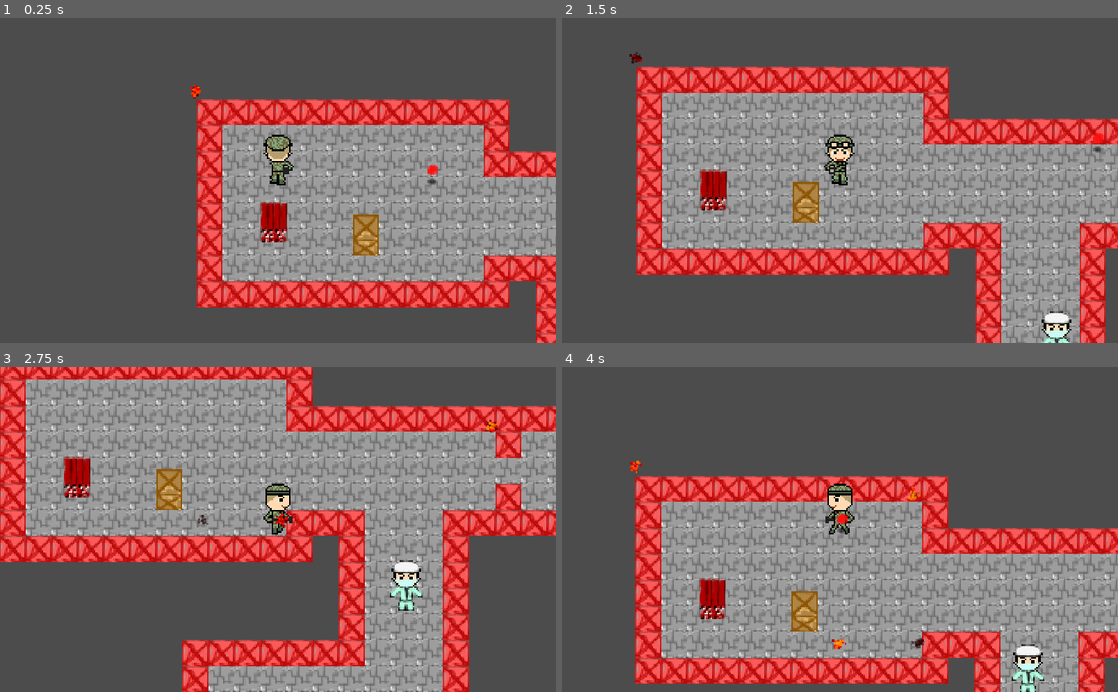
Above: before the commit, frames 1-4 (two rows, left to right).
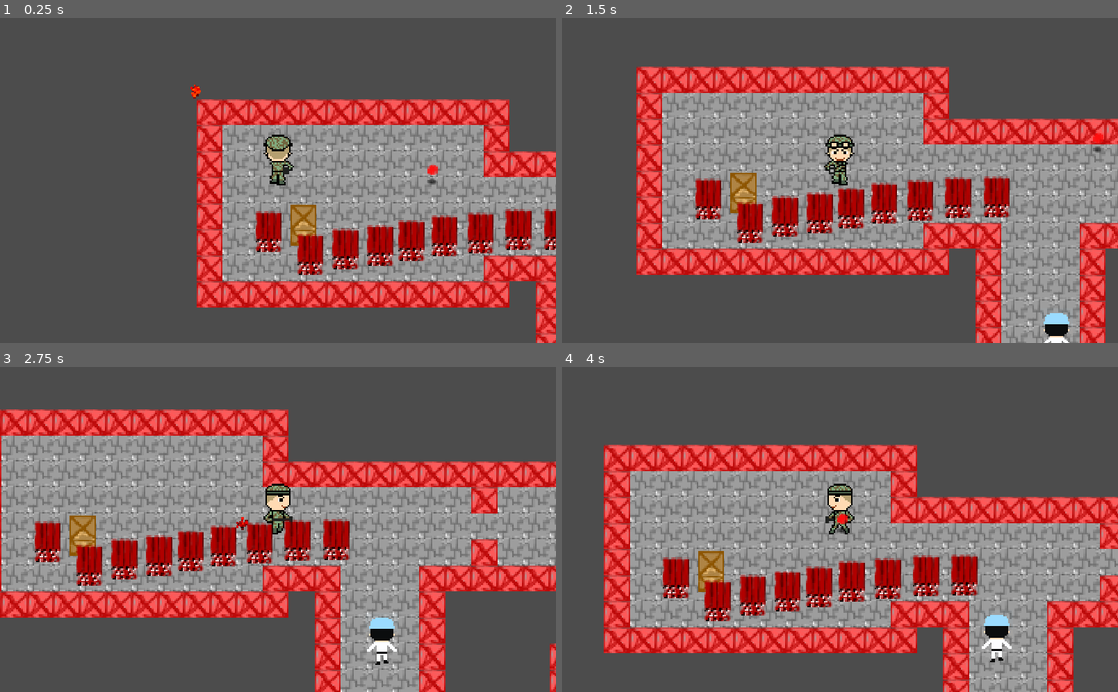
Above: after the commit, the same moments.

Repository: EnderGnar/outofcontrol-game
Game: Godot game, scene res://Scenes/World.tscn
Two runs of this game, one before a commit and one after it. Both use one fixed random seed, a clock stepped at 60 frames per second and the inputs below.
Inputs:
- Up to frame 1 (0.25 s): no input
- Up to frame 2 (1.5 s): hold D (move_right) 0.53-1.28 s; hold S (move_down) from 1.28 s (still down)
- Up to frame 3 (2.75 s): release S (move_down) at 2.03 s; hold D (move_right) from 2.03 s (still down)
- Up to frame 4 (4 s): release D (move_right) at 2.78 s; hold W (move_up) 2.78-3.53 s; hold A (move_left) from 3.53 s (still down)

The runs differ from the first frame. In frame 1, 5.7% of the frame differs, in the area x 46-100%, y 56-80%; in frame 2, 6.5%; in frame 3, 67%, in the area x 0-100%, y 0-100%; in frame 4, 50%.

Commit message:
andi ish do

Diff:
--- a/Scenes/Box.tscn
+++ b/Scenes/Box.tscn
@@ -22,7 +22,7 @@
 [sub_resource type="RectangleShape2D" id=2]
 extents = Vector2( 8, 8 )
 
-[node name="Box" type="StaticBody2D"]
+[node name="Box" type="KinematicBody2D"]
 collision_layer = 4
 collision_mask = 0
 script = ExtResource( 2 )
--- a/Scenes/Bullet.tscn
+++ b/Scenes/Bullet.tscn
@@ -18,7 +18,7 @@
 
 [node name="Bullet" type="KinematicBody2D"]
 collision_layer = 2
-collision_mask = 4
+collision_mask = 6
 script = ExtResource( 4 )
 Explosion = ExtResource( 5 )
 
--- a/Scenes/Explosion.tscn
+++ b/Scenes/Explosion.tscn
@@ -32,5 +32,4 @@
 
 [node name="Timer" type="Timer" parent="."]
 one_shot = true
-autostart = true
 [connection signal="timeout" from="Timer" to="." method="_timeout"]
--- a/Scenes/Explosive.tscn
+++ b/Scenes/Explosive.tscn
@@ -15,7 +15,10 @@
 [sub_resource type="RectangleShape2D" id=2]
 extents = Vector2( 8, 8 )
 
-[node name="Explosive" type="StaticBody2D"]
+[sub_resource type="CircleShape2D" id=3]
+radius = 30.0
+
+[node name="Explosive" type="KinematicBody2D"]
 collision_layer = 4
 collision_mask = 0
 script = ExtResource( 2 )
@@ -28,3 +31,12 @@
 [node name="Collider" type="CollisionShape2D" parent="."]
 position = Vector2( 8, 8 )
 shape = SubResource( 2 )
+
+[node name="Explosion" type="Area2D" parent="."]
+position = Vector2( 8, 8 )
+collision_layer = 0
+collision_mask = 7
+
+[node name="Collider" type="CollisionShape2D" parent="Explosion"]
+visible = false
+shape = SubResource( 3 )
--- a/Scenes/Scientist.tscn
+++ b/Scenes/Scientist.tscn
@@ -1,14 +1,92 @@
-[gd_scene load_steps=5 format=2]
+[gd_scene load_steps=73 format=2]
 
-[ext_resource path="res://Assets/Character/scientist/forward.png" type="Texture" id=1]
+[ext_resource path="res://Assets/Character/scientist/move_up/Frame003.png" type="Texture" id=1]
 [ext_resource path="res://Scripts/Scientist.gd" type="Script" id=2]
+[ext_resource path="res://Assets/Character/scientist/move_up/Frame004.png" type="Texture" id=3]
+[ext_resource path="res://Assets/Character/scientist/default/Frame001.png" type="Texture" id=4]
+[ext_resource path="res://Assets/Character/scientist/default/Frame002.png" type="Texture" id=5]
+[ext_resource path="res://Assets/Character/scientist/default/Frame003.png" type="Texture" id=6]
+[ext_resource path="res://Assets/Character/scientist/default/Frame018.png" type="Texture" id=7]
+[ext_resource path="res://Assets/Character/scientist/default/Frame005.png" type="Texture" id=8]
+[ext_resource path="res://Assets/Character/scientist/default/Frame010.png" type="Texture" id=9]
+[ext_resource path="res://Assets/Character/scientist/default/Frame013.png" type="Texture" id=10]
+[ext_resource path="res://Assets/Character/scientist/default/Frame020.png" type="Texture" id=11]
+[ext_resource path="res://Assets/Character/scientist/default/Frame008.png" type="Texture" id=12]
+[ext_resource path="res://Assets/Character/scientist/default/Frame004.png" type="Texture" id=13]
+[ext_resource path="res://Assets/Character/scientist/default/Frame007.png" type="Texture" id=14]
+[ext_resource path="res://Assets/Character/scientist/default/Frame014.png" type="Texture" id=15]
+[ext_resource path="res://Assets/Character/scientist/default/Frame015.png" type="Texture" id=16]
+[ext_resource path="res://Assets/Character/scientist/default/Frame017.png" type="Texture" id=17]
+[ext_resource path="res://Assets/Character/scientist/default/Frame019.png" type="Texture" id=18]
+[ext_resource path="res://Assets/Character/scientist/default/Frame006.png" type="Texture" id=19]
+[ext_resource path="res://Assets/Character/scientist/default/Frame009.png" type="Texture" id=20]
+[ext_resource path="res://Assets/Character/scientist/default/Frame011.png" type="Texture" id=21]
+[ext_resource path="res://Assets/Character/scientist/default/Frame016.png" type="Texture" id=22]
+[ext_resource path="res://Assets/Character/scientist/default/Frame021.png" type="Texture" id=23]
+[ext_resource path="res://Assets/Character/scientist/move_down/Frame001.png" type="Texture" id=24]
+[ext_resource path="res://Assets/Character/scientist/move_down/Frame002.png" type="Texture" id=25]
+[ext_resource path="res://Assets/Character/scientist/default/Frame012.png" type="Texture" id=26]
+[ext_resource path="res://Assets/Character/scientist/move_down/Frame020.png" type="Texture" id=27]
+[ext_resource path="res://Assets/Character/scientist/move_down/Frame012.png" type="Texture" id=28]
+[ext_resource path="res://Assets/Character/scientist/move_down/Frame026.png" type="Texture" id=29]
+[ext_resource path="res://Assets/Character/scientist/move_down/Frame006.png" type="Texture" id=30]
+[ext_resource path="res://Assets/Character/scientist/move_down/Frame008.png" type="Texture" id=31]
+[ext_resource path="res://Assets/Character/scientist/move_down/Frame027.png" type="Texture" id=32]
+[ext_resource path="res://Assets/Character/scientist/move_down/Frame025.png" type="Texture" id=33]
+[ext_resource path="res://Assets/Character/scientist/move_down/Frame031.png" type="Texture" id=34]
+[ext_resource path="res://Assets/Character/scientist/move_down/Frame009.png" type="Texture" id=35]
+[ext_resource path="res://Assets/Character/scientist/move_down/Frame033.png" type="Texture" id=36]
+[ext_resource path="res://Assets/Character/scientist/move_down/Frame018.png" type="Texture" id=37]
+[ext_resource path="res://Assets/Character/scientist/move_down/Frame032.png" type="Texture" id=38]
+[ext_resource path="res://Assets/Character/scientist/move_down/Frame034.png" type="Texture" id=39]
+[ext_resource path="res://Assets/Character/scientist/move_down/Frame011.png" type="Texture" id=40]
+[ext_resource path="res://Assets/Character/scientist/move_down/Frame003.png" type="Texture" id=41]
+[ext_resource path="res://Assets/Character/scientist/move_down/Frame004.png" type="Texture" id=42]
+[ext_resource path="res://Assets/Character/scientist/move_down/Frame016.png" type="Texture" id=43]
+[ext_resource path="res://Assets/Character/scientist/move_down/Frame023.png" type="Texture" id=44]
+[ext_resource path="res://Assets/Character/scientist/move_down/Frame024.png" type="Texture" id=45]
+[ext_resource path="res://Assets/Character/scientist/move_down/Frame021.png" type="Texture" id=46]
+[ext_resource path="res://Assets/Character/scientist/move_down/Frame028.png" type="Texture" id=47]
+[ext_resource path="res://Assets/Character/scientist/move_down/Frame029.png" type="Texture" id=48]
+[ext_resource path="res://Assets/Character/scientist/move_down/Frame030.png" type="Texture" id=49]
+[ext_resource path="res://Assets/Character/scientist/move_down/Frame005.png" type="Texture" id=50]
+[ext_resource path="res://Assets/Character/scientist/move_down/Frame007.png" type="Texture" id=51]
+[ext_resource path="res://Assets/Character/scientist/move_down/Frame013.png" type="Texture" id=52]
+[ext_resource path="res://Assets/Character/scientist/move_down/Frame014.png" type="Texture" id=53]
+[ext_resource path="res://Assets/Character/scientist/move_down/Frame015.png" type="Texture" id=54]
+[ext_resource path="res://Assets/Character/scientist/move_down/Frame010.png" type="Texture" id=55]
+[ext_resource path="res://Assets/Character/scientist/move_down/Frame017.png" type="Texture" id=56]
+[ext_resource path="res://Assets/Character/scientist/move_down/Frame019.png" type="Texture" id=57]
+[ext_resource path="res://Assets/Character/scientist/move_down/Frame022.png" type="Texture" id=58]
+[ext_resource path="res://Assets/Character/scientist/move_down/Frame038.png" type="Texture" id=59]
+[ext_resource path="res://Assets/Character/scientist/move_down/Frame043.png" type="Texture" id=60]
+[ext_resource path="res://Assets/Character/scientist/move_down/Frame044.png" type="Texture" id=61]
+[ext_resource path="res://Assets/Character/scientist/move_down/Frame040.png" type="Texture" id=62]
+[ext_resource path="res://Assets/Character/scientist/move_up/Frame002.png" type="Texture" id=63]
+[ext_resource path="res://Assets/Character/scientist/move_down/Frame036.png" type="Texture" id=64]
+[ext_resource path="res://Assets/Character/scientist/move_down/Frame037.png" type="Texture" id=65]
+[ext_resource path="res://Assets/Character/scientist/move_down/Frame039.png" type="Texture" id=66]
+[ext_resource path="res://Assets/Character/scientist/move_down/Frame041.png" type="Texture" id=67]
+[ext_resource path="res://Assets/Character/scientist/move_up/Frame001.png" type="Texture" id=68]
+[ext_resource path="res://Assets/Character/scientist/move_down/Frame035.png" type="Texture" id=69]
+[ext_resource path="res://Assets/Character/scientist/move_down/Frame042.png" type="Texture" id=70]
 
 [sub_resource type="SpriteFrames" id=1]
 animations = [ {
-"frames": [ ExtResource( 1 ) ],
+"frames": [ ExtResource( 4 ), ExtResource( 5 ), ExtResource( 6 ), ExtResource( 13 ), ExtResource( 8 ), ExtResource( 19 ), ExtResource( 14 ), ExtResource( 12 ), ExtResource( 20 ), ExtResource( 9 ), ExtResource( 21 ), ExtResource( 26 ), ExtResource( 10 ), ExtResource( 15 ), ExtResource( 16 ), ExtResource( 22 ), ExtResource( 17 ), ExtResource( 7 ), ExtResource( 18 ), ExtResource( 11 ), ExtResource( 23 ) ],
 "loop": true,
 "name": "default",
-"speed": 5.0
+"speed": 7.0
+}, {
+"frames": [ ExtResource( 24 ), ExtResource( 25 ), ExtResource( 41 ), ExtResource( 42 ), ExtResource( 50 ), ExtResource( 30 ), ExtResource( 51 ), ExtResource( 31 ), ExtResource( 35 ), ExtResource( 55 ), ExtResource( 40 ), ExtResource( 28 ), ExtResource( 52 ), ExtResource( 53 ), ExtResource( 54 ), ExtResource( 43 ), ExtResource( 56 ), ExtResource( 37 ), ExtResource( 57 ), ExtResource( 27 ), ExtResource( 46 ), ExtResource( 58 ), ExtResource( 44 ), ExtResource( 45 ), ExtResource( 33 ), ExtResource( 29 ), ExtResource( 32 ), ExtResource( 47 ), ExtResource( 48 ), ExtResource( 49 ), ExtResource( 34 ), ExtResource( 38 ), ExtResource( 36 ), ExtResource( 39 ), ExtResource( 69 ), ExtResource( 64 ), ExtResource( 65 ), ExtResource( 59 ), ExtResource( 66 ), ExtResource( 62 ), ExtResource( 67 ), ExtResource( 70 ), ExtResource( 60 ), ExtResource( 61 ) ],
+"loop": true,
+"name": "move_down",
+"speed": 7.0
+}, {
+"frames": [ ExtResource( 68 ), ExtResource( 63 ), ExtResource( 1 ), ExtResource( 3 ) ],
+"loop": true,
+"name": "move_up",
+"speed": 7.0
 } ]
 
 [sub_resource type="CapsuleShape2D" id=2]
@@ -20,7 +98,7 @@
 collision_mask = 4
 script = ExtResource( 2 )
 
-[node name="Animation" type="AnimatedSprite" parent="."]
+[node name="Sprite" type="AnimatedSprite" parent="."]
 position = Vector2( 0, -12.8216 )
 frames = SubResource( 1 )
 
--- a/Scenes/World.tscn
+++ b/Scenes/World.tscn
@@ -72,7 +72,7 @@
 [node name="Explosion" parent="." instance=ExtResource( 4 )]
 
 [node name="Box" parent="." instance=ExtResource( 5 )]
-position = Vector2( 96, 80 )
+position = Vector2( 57.6421, 74.2642 )
 
 [node name="Scientist" parent="." instance=ExtResource( 6 )]
 position = Vector2( 263.838, 194.245 )
@@ -87,4 +87,28 @@
 Waypoints = [ Vector2( 407, 55 ) ]
 
 [node name="Explosive" parent="." instance=ExtResource( 8 )]
-position = Vector2( 39.5051, 72.1989 )
+position = Vector2( 83.2402, 88.6892 )
+
+[node name="Explosive2" parent="." instance=ExtResource( 8 )]
+position = Vector2( 36.1891, 78.078 )
+
+[node name="Explosive3" parent="." instance=ExtResource( 8 )]
+position = Vector2( 104.57, 86.5204 )
+
+[node name="Explosive5" parent="." instance=ExtResource( 8 )]
+position = Vector2( 123.928, 83.6525 )
+
+[node name="Explosive6" parent="." instance=ExtResource( 8 )]
+position = Vector2( 144.003, 80.4262 )
+
+[node name="Explosive7" parent="." instance=ExtResource( 8 )]
+position = Vector2( 166.23, 78.6337 )
+
+[node name="Explosive8" parent="." instance=ExtResource( 8 )]
+position = Vector2( 189.531, 76.8413 )
+
+[node name="Explosive9" parent="." instance=ExtResource( 8 )]
+position = Vector2( 213.191, 76.4828 )
+
+[node name="Explosive4" parent="." instance=ExtResource( 8 )]
+position = Vector2( 61.8566, 92.2382 )
--- a/Scripts/Box.gd
+++ b/Scripts/Box.gd
@@ -1,4 +1,4 @@
-extends StaticBody2D
+extends KinematicBody2D
 
 var health = 3
 
@@ -8,8 +8,8 @@
 	$Sprite.animation = "default"
 	pass # Replace with function body.
 
-func collision(_bullet):
-	health -= 1
+func collision(bullet):
+	health -= bullet.damage
 	if health <= 0:
 		$Sprite.animation = "destroyed"
 		$Sprite.play()
--- a/Scripts/Bullet.gd
+++ b/Scripts/Bullet.gd
@@ -3,6 +3,9 @@
 var dir = Vector2(1,0)
 
 var speed = 300
+var exploded = false
+
+var damage = 1
 
 export(PackedScene) var Explosion
 
@@ -18,8 +21,15 @@
 		if collider.get_class() != 'TileMap':
 			collider.collision(self)
 
-		var explosion = Explosion.instance()
-		explosion.position = position
-		explosion.get_node("Particle").emitting = true
-		get_parent().add_child(explosion)
-		get_parent().remove_child(self)
+		explode()
+
+func collision(_bullet):
+	explode()
+
+func explode():
+	if exploded: return
+	exploded = true
+	var explosion = Explosion.instance()
+	explosion.position = position
+	get_parent().add_child(explosion)
+	get_parent().remove_child(self)
--- a/Scripts/Explosion.gd
+++ b/Scripts/Explosion.gd
@@ -2,17 +2,21 @@
 
 var time = 0
 var offset = 0
+var started = false
 
 func _ready():
-	if offset == 0:
-		$Particle.emitting = true
-		$Timer.start()
+	if offset == 0 && !started:
+		start()
 
 func _physics_process(delta):
 	time += delta
-	if time >= offset:
-		$Particle.emitting = true
-		$Timer.start()
+	if time >= offset &&!started:
+		start()
+
+func start():
+	$Particle.emitting = true
+	$Timer.start()
+	started=true
 
 func _timeout():
 	get_parent().remove_child(self)
--- a/Scripts/Explosive.gd
+++ b/Scripts/Explosive.gd
@@ -1,25 +1,49 @@
-extends StaticBody2D
+extends KinematicBody2D
 
 var health = 1
 
-var radius = 20
+var radius = 30
+var activated = false
+var time = 0
+var wait_time = 0.2
+
+var damage = 3
 
 export(PackedScene) var Explosion
 
 # Called when the node enters the scene tree for the first time.
 func _ready():
 	$Sprite.animation = "default"
+
+	$Explosion.get_node('Collider').shape.radius = radius
 	pass # Replace with function body.
+
+func _physics_process(delta):
+	if activated:
+		time += wait_time
+
 
 func collision(_bullet):
 	health -= 1
-	if health <= 0:
-		$Collider.disabled = true
-		for _i in range(50):
-			var explosion = Explosion.instance()
-			var rad = rand_range(0, radius)
-			var dir = rand_range(0,PI*2)
-			explosion.position = Vector2(sin(dir) * rad, cos(dir) * rad) + position + Vector2(8,8)
-			explosion.get_node("Particle").emitting = true
+	if health <= 0 && !activated:
+		activated = true
 
-			get_parent().add_child(explosion)
+
+func explode():
+
+	var ex = $Explosion
+	ex.get_node('Collider').disabled = false
+	var bodies = ex.get_overlapping_bodies()
+
+	for collider in bodies:
+		if collider.get_class() != 'TileMap':
+			collider.collision(self)
+
+	$Collider.disabled = true
+	for _i in range(50):
+		var explosion = Explosion.instance()
+		var rad = rand_range(0, radius)
+		var dir = rand_range(0,PI*2)
+		explosion.position = Vector2(sin(dir) * rad, cos(dir) * rad) + position + Vector2(8,8)
+		explosion.offset = rand_range(0, 0.3)
+		get_parent().add_child(explosion)
--- a/Scripts/Player.gd
+++ b/Scripts/Player.gd
@@ -52,3 +52,7 @@
 			$Sprite.animation = "move_up"
 
 	return move_and_slide(dir * speed)
+
+
+func collision(_bullet):
+	modulate = Color('#880000')
--- a/Scripts/Scientist.gd
+++ b/Scripts/Scientist.gd
@@ -11,6 +11,7 @@
 
 # Called when the node enters the scene tree for the first time.
 func _ready():
+	$Sprite.play()
 	pass # Replace with function body.
 
 func _physics_process(delta):
@@ -23,13 +24,27 @@
 
 	if since < wait_time:
 		since += delta
+
+		$Sprite.animation = "default"
+
 	else:
 		var dist = goal - position
 		var move = dist.normalized() * speed * delta
 		if move.length() > dist.length():
 			move = dist
 
-		move_and_collide(move)
+		if pow(move.x, 2) > pow(move.y, 2):
+			if move.x > 0:
+				$Sprite.animation = "default" #"move_right"
+			else:
+				$Sprite.animation = "default" #"move_left"
+		else:
+			if move.y > 0:
+				$Sprite.animation = "move_down"
+			else:
+				$Sprite.animation = "move_up"
+
+		var _c = move_and_collide(move)
 
 func collision(_bullet):
 	modulate = Color('#880000')
Renamed: pixelart/idle scientist/Frame001.png -> Assets/Character/scientist/default/Frame001.png
Not shown, added: Assets/Character/scientist/default/Frame001.png.import
Renamed: pixelart/idle scientist/Frame002.png -> Assets/Character/scientist/default/Frame002.png
Not shown, added: Assets/Character/scientist/default/Frame002.png.import
Renamed: pixelart/idle scientist/Frame003.png -> Assets/Character/scientist/default/Frame003.png
Not shown, added: Assets/Character/scientist/default/Frame003.png.import
Renamed: pixelart/idle scientist/Frame004.png -> Assets/Character/scientist/default/Frame004.png
Not shown, added: Assets/Character/scientist/default/Frame004.png.import
Renamed: pixelart/idle scientist/Frame005.png -> Assets/Character/scientist/default/Frame005.png
Not shown, added: Assets/Character/scientist/default/Frame005.png.import
Renamed: pixelart/idle scientist/Frame006.png -> Assets/Character/scientist/default/Frame006.png
Not shown, added: Assets/Character/scientist/default/Frame006.png.import
(and 127 more such lines)
